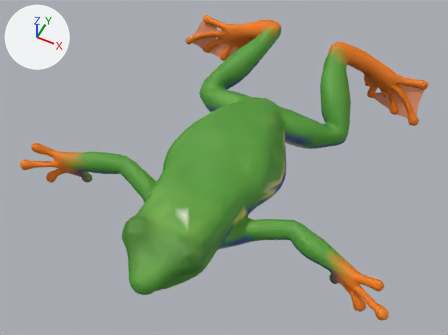
The glTF model public/assets/creatures/redeye.swim.lo.glb as it was, and as the next commit left it.
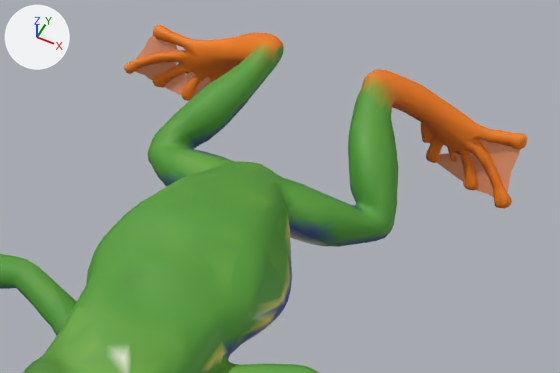
There are two pictures of each version: one whole from a 50 mm lens placed at (0.0441, -0.0818, 0.1226), pointed at (-0.0022, 0.0109, 0.0068), one close up on the part from 25% to 100% of the width and 0% to 67% of the height. The axes (+X, +Y, +Z) are drawn at upper left. The lights are the same throughout. The last two pictures show the newer version. Where no turn or scale is listed for an object, it has been applied to the vertices. Vertices at exactly the same position are counted once.

In view in the first close-up: 'redeye.swim'.
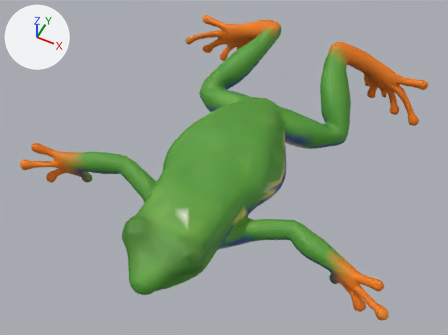
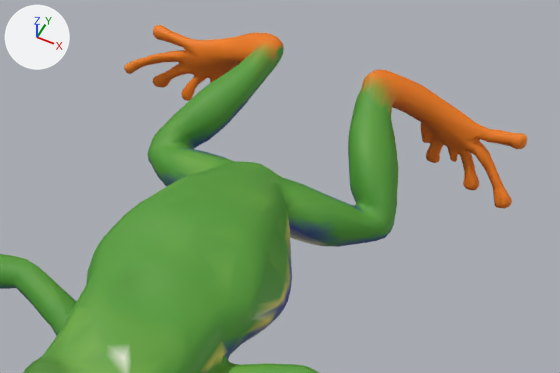
The change in detail:
me_redeye_swim is used by ob_redeye_swim; location (-0.0002, 0.0153, 0.0096).
me_redeye_swim had 3664 vertices, 7224 faces and spanned x -0.0466..0.0466, y -0.047..0.047, z -0.0117..0.0117.
me_redeye_swim now has 3502 vertices, 7000 faces and spans x -0.0466..0.0466, y -0.047..0.047, z -0.0117..0.0117.
me_redeye_swim part 1: the loose piece of 93 vertices spanning x -0.0395..-0.0208, y 0.0426..0.0463, z -0.0109..0.0002 is deleted.
me_redeye_swim part 2: the loose piece of 69 vertices spanning x 0.0215..0.0362, y 0.0401..0.0454, z -0.0102..0.0008 is deleted.

Pixel boxes (x1, y1, x2, y2) of what changed, in the close-ups (560 x 373 px):
part 1 of me_redeye_swim, deleted (orange): before (135, 35, 211, 98)
part 2 of me_redeye_swim, deleted (orange): before (437, 139, 520, 197)
